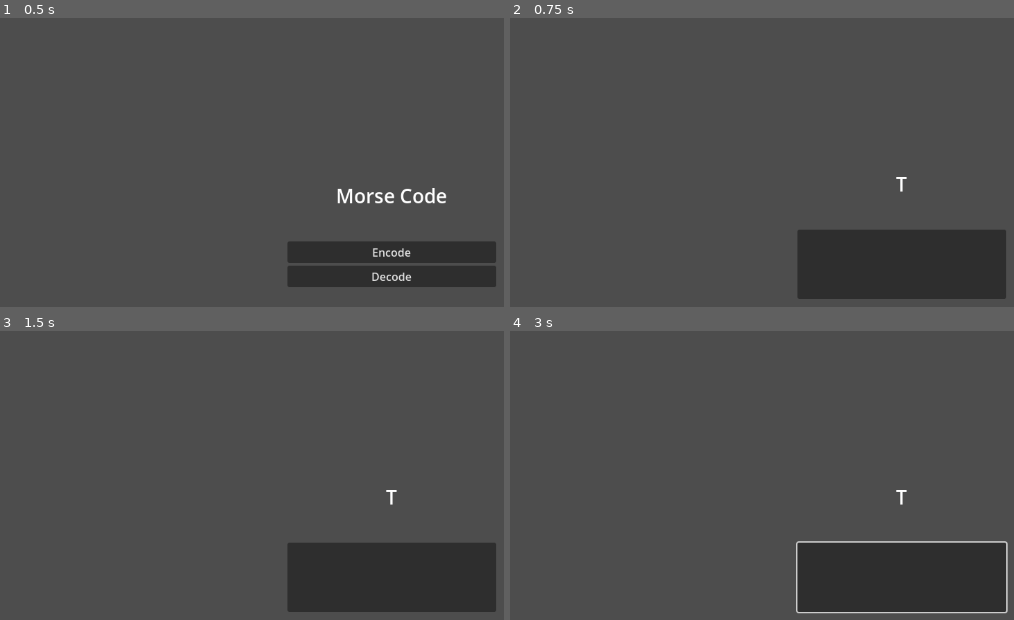
Above: before the commit, frames 1-4 (two rows, left to right).
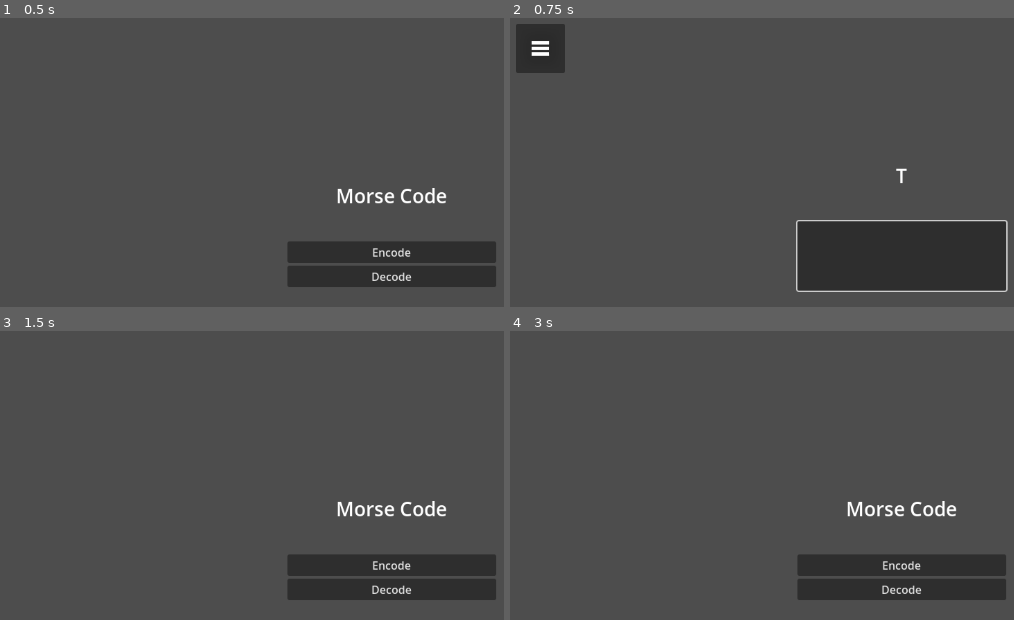
Above: after the commit, the same moments.

Repository: ThatLukeDev/morse-trainer
Game: Godot game, scene res://main.tscn
Same seed, same stepped clock (60 frames per second), same inputs: the game is played once before the commit and once after it.
Inputs (mouse positions are in pixels of both pictures, inside the frame that each line leads up to):
- Up to frame 1 (0.5 s): no input
- Up to frame 2 (0.75 s): click "Encode" at 0.5 s
- Up to frame 3 (1.5 s): click (30, 362) at 1.27 s
- Up to frame 4 (3 s): click (903, 588) at 2 s, where only the run after the commit has a clickable "Decode"; click (540, 362) at 2.77 s

Frame 1 is identical in both runs. In frame 2, 4.3% of the frame differs, in the area x 1-99%, y 2-98%; in frame 3, 4.4%; in frame 4, 5.2%, in the area x 56-99%, y 55-98%.

Commit message:
home button and focus on enter

Diff:
--- a/box.gd
+++ b/box.gd
@@ -44,6 +44,7 @@
 	$"../title".text = morses[letter].replace(".", "·").replace("-", "−") + "\n "
 
 func _ready() -> void:
+	grab_focus()
 	chooserand()
 
 func _process(delta: float) -> void:
--- a/decode.tscn
+++ b/decode.tscn
@@ -1,7 +1,9 @@
-[gd_scene load_steps=3 format=3 uid="uid://dcvk5oenjnfwq"]
+[gd_scene load_steps=5 format=3 uid="uid://dcvk5oenjnfwq"]
 
 [ext_resource type="AudioStream" uid="uid://5rsmulpkmqyh" path="res://sine.wav" id="1_cb5px"]
 [ext_resource type="Script" path="res://box.gd" id="1_nhvkc"]
+[ext_resource type="Texture2D" uid="uid://d0q6dlvrwsvq3" path="res://menu.png" id="3_dyfph"]
+[ext_resource type="Script" path="res://home.gd" id="4_jvqjg"]
 
 [node name="decode" type="Control"]
 layout_mode = 3
@@ -41,4 +43,15 @@
 [node name="tone" type="AudioStreamPlayer" parent="menu"]
 stream = ExtResource("1_cb5px")
 
+[node name="home" type="Button" parent="."]
+offset_left = 20.0
+offset_top = 20.0
+offset_right = 91.0
+offset_bottom = 91.0
+icon = ExtResource("3_dyfph")
+icon_alignment = 1
+expand_icon = true
+script = ExtResource("4_jvqjg")
+
 [connection signal="text_changed" from="menu/box" to="menu/box" method="_on_text_changed"]
+[connection signal="pressed" from="home" to="home" method="_on_pressed"]
--- a/encode.tscn
+++ b/encode.tscn
@@ -1,7 +1,9 @@
-[gd_scene load_steps=3 format=3 uid="uid://bg32fgc4qn66w"]
+[gd_scene load_steps=5 format=3 uid="uid://bg32fgc4qn66w"]
 
 [ext_resource type="Script" path="res://key.gd" id="1_ndguw"]
 [ext_resource type="AudioStream" uid="uid://5rsmulpkmqyh" path="res://sine.wav" id="2_okwpu"]
+[ext_resource type="Texture2D" uid="uid://d0q6dlvrwsvq3" path="res://menu.png" id="3_fq7ad"]
+[ext_resource type="Script" path="res://home.gd" id="4_cik8m"]
 
 [node name="encode" type="Control"]
 layout_mode = 3
@@ -19,9 +21,9 @@
 anchor_right = 0.5
 anchor_bottom = 0.5
 offset_left = -150.5
-offset_top = -75.5
+offset_top = -104.0
 offset_right = 150.5
-offset_bottom = 75.5
+offset_bottom = 104.0
 grow_horizontal = 2
 grow_vertical = 2
 
@@ -45,5 +47,17 @@
 [node name="tone" type="AudioStreamPlayer" parent="menu"]
 stream = ExtResource("2_okwpu")
 
+[node name="home" type="Button" parent="."]
+layout_mode = 1
+offset_left = 20.0
+offset_top = 20.0
+offset_right = 91.0
+offset_bottom = 91.0
+icon = ExtResource("3_fq7ad")
+icon_alignment = 1
+expand_icon = true
+script = ExtResource("4_cik8m")
+
 [connection signal="button_down" from="menu/key" to="menu/key" method="_on_button_down"]
 [connection signal="button_up" from="menu/key" to="menu/key" method="_on_button_up"]
+[connection signal="pressed" from="home" to="home" method="_on_pressed"]
--- /dev/null
+++ b/home.gd
@@ -0,0 +1,4 @@
+extends Button
+
+func _on_pressed() -> void:
+	get_tree().change_scene_to_file("res://main.tscn")
--- a/key.gd
+++ b/key.gd
@@ -43,6 +43,7 @@
 	$"../title".text = char(65 + letter) + "\n "
 
 func _ready() -> void:
+	grab_focus()
 	chooserand()
 
 func _process(delta: float) -> void:
Binary file added: menu.png
Not shown, added: menu.png.import
